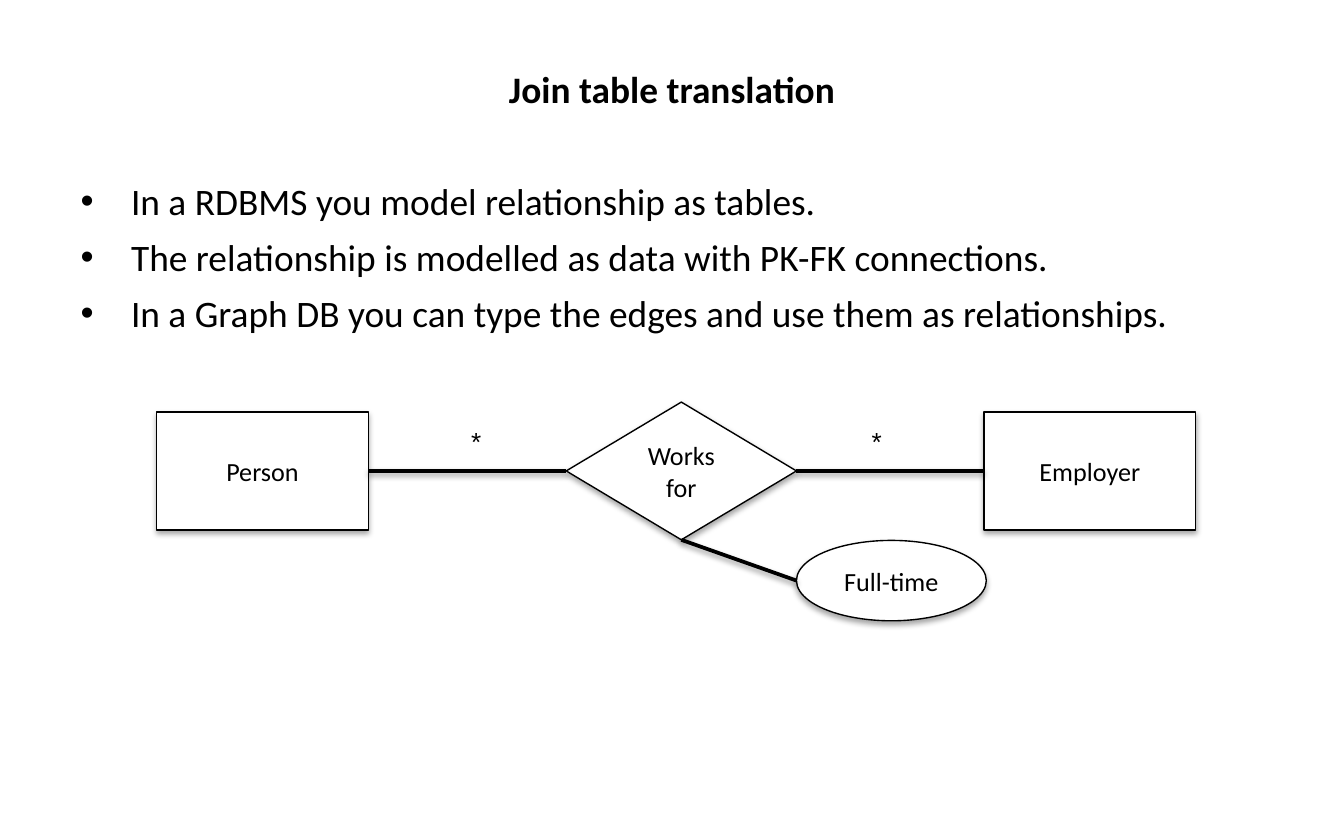
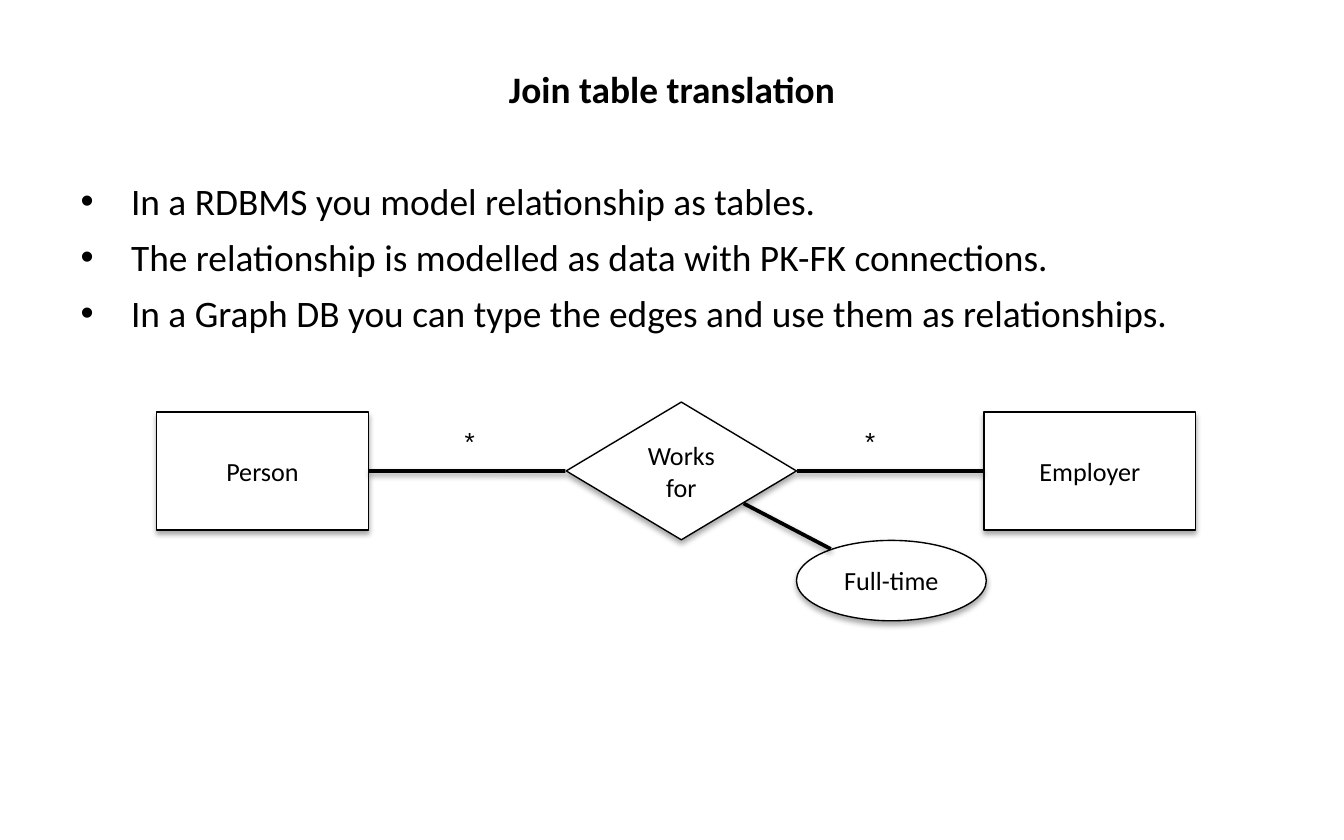
Before and after one commit to hogeschool/INFDEV026B, a slide deck: slide 36 of 2016-2017/Lecture 5.pptx. Drawn at 1344x840 pixels with LibreOffice and Linux fonts; fonts in the diff are those of the drawing. Boxes give left, top, right and bottom in pixels: in the first picture for what was removed or moved away, otherwise in the second. Text is boxed around its words. In the diff, an @@ line names an element or a change of style, - is before the commit and + after.

Commit message:
small change

```diff
--- a/2016-2017/Lecture 5.pptx
+++ b/2016-2017/Lecture 5.pptx
@@ freeform shape added at box(566, 402, 796, 539), fill #FFFFFF, outline #000000 0.75 pt @@
@@ text "Works for" at box(648, 447, 715, 497): fill #FFFFFF to none; outline #000000 0.75 pt to none; shadow off @@
@@ text "Works for": place and size @@
-text "Works for" at box(566, 402, 796, 539)
+text "Works for" at box(648, 447, 715, 497)
@@ freeform shape added at box(743, 504, 831, 550), outline #000000 2 pt @@
@@ line removed from (681, 540) to (797, 581) @@
@@ ellipse added at box(797, 540, 986, 621), fill #FFFFFF, outline #000000 0.75 pt @@
@@ text "Full-time": place and size @@
-text "Full-time" at box(797, 540, 986, 621)
+text "Full-time" at box(844, 572, 938, 591)
@@ text "Full-time" at box(844, 572, 938, 591): fill #FFFFFF to none; outline #000000 0.75 pt to none; shadow off @@
```
Also in this commit, not shown: 12 other slides changed.
